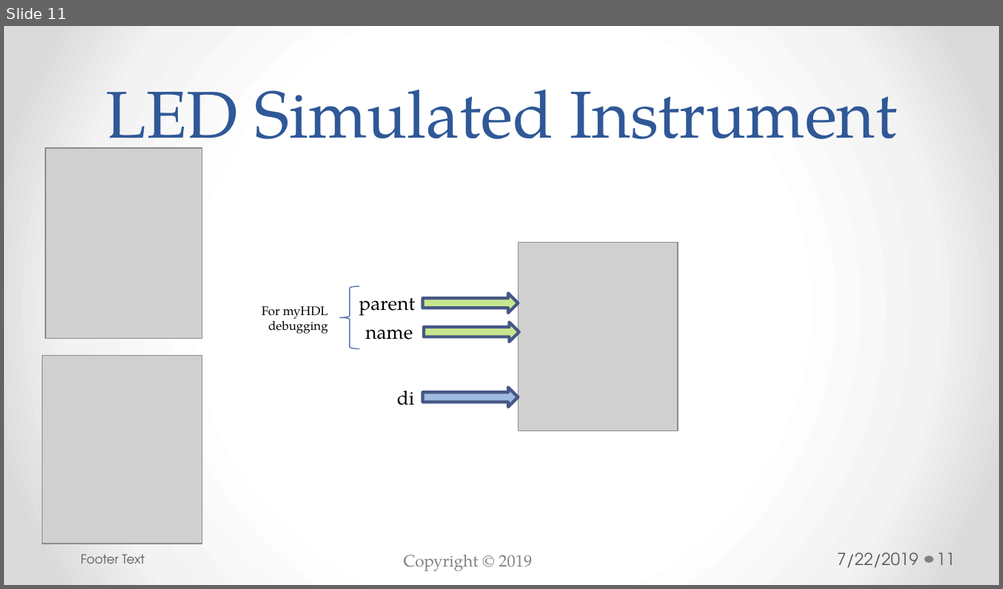
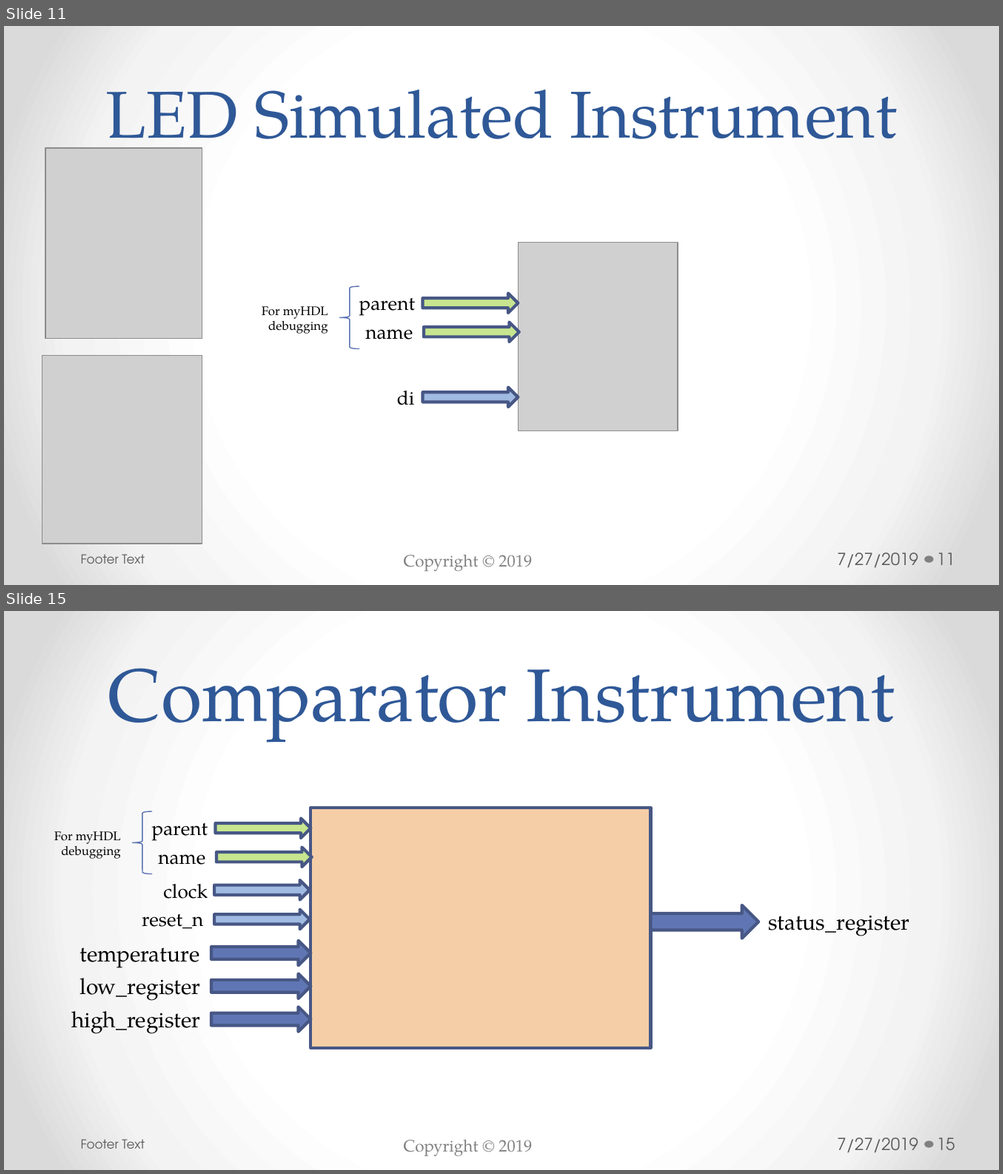
Before and after one commit to bradfordvt/P2654Simulations, a slide deck: docs/HLD.pptx. Shown one above the other, each under a label of ours: slide 11 before the commit, slides 11 and 15 after it; the slides between them are not shown. The pictures are 1003x589 and 1003x1174 pixels, drawn with LibreOffice and Linux fonts; fonts in the diff are those of the drawing; grey boxes stand for pictures; background and template pictures are left out. Boxes give left, top, right and bottom in pixels: in the first picture for what was removed or moved away, otherwise in the second. Text is boxed around its words. In the diff, an @@ line names an element or a change of style, - is before the commit and + after.

Commit message:
Updated documentation to include comparator, led, and thermometer instruments.

```diff
--- a/docs/HLD.pptx
+++ b/docs/HLD.pptx
@@ slide 15 added at [4, 611, 999, 1170], background gradient #FFFFFF to #F4F4F4 to #DADADA; not listed: 2 template elements that a slide beside it also shows @@
@@ title added at [108, 668, 894, 743], 54 pt, text #2F5897 @@
+Comparator Instrument
@@ rectangle added at [310, 808, 651, 1048], fill #F5CEA7, outline #475785 2.25 pt @@
@@ text added at [54, 832, 121, 859], 9 pt, text #000000 @@
+For myHDL debugging
@@ left brace added at [132, 812, 152, 874], outline #5C72B2 0.75 pt @@
@@ text added at [152, 823, 208, 841], 14 pt, text #000000 @@
+parent
@@ right arrow added at [216, 819, 311, 839], fill #C7E68F, outline #475785 2.25 pt @@
@@ text added at [158, 854, 205, 865], 14 pt, text #000000 @@
+name
@@ right arrow added at [217, 848, 313, 868], fill #C7E68F, outline #475785 2.25 pt @@
@@ text added at [163, 884, 208, 899], 14 pt, text #000000 @@
+clock
@@ right arrow added at [214, 880, 310, 900], fill #A0BAE1, outline #475785 2.25 pt @@
@@ text added at [142, 914, 203, 929], 14 pt, text #000000 @@
+reset_n
@@ right arrow added at [214, 909, 310, 929], fill #A0BAE1, outline #475785 2.25 pt @@
@@ right arrow added at [651, 906, 758, 938], fill #6076B4, outline #475785 2.25 pt @@
@@ text added at [768, 916, 909, 937], 16 pt, text #000000 @@
+status_register
@@ right arrow added at [211, 941, 310, 966], fill #6076B4, outline #475785 2.25 pt @@
@@ text added at [80, 948, 200, 968], 16 pt, text #000000 @@
+temperature
@@ text added at [80, 978, 201, 1001], 16 pt, text #000000 @@
+low_register
@@ right arrow added at [211, 974, 310, 999], fill #6076B4, outline #475785 2.25 pt @@
@@ right arrow added at [211, 1007, 310, 1032], fill #6076B4, outline #475785 2.25 pt @@
@@ text added at [72, 1011, 201, 1034], 16 pt, text #000000 @@
+high_register
@@ text added at [81, 1139, 145, 1149], 9 pt, text #595959 @@
+Footer Text
@@ text added at [836, 1138, 918, 1153], 12 pt, text #595959 @@
+7/27/2019
@@ page number added at [936, 1138, 955, 1150], 12 pt, text #595959 @@
+15
@@ slide 11 changed as well @@
@@ text at [836, 553, 918, 568]: text changed @@
-7/22/2019
+7/27/2019
```
Also in this commit, not shown: 9 other slides changed, 3 other slides added, 1 other file.
